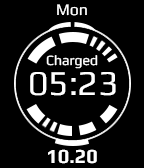
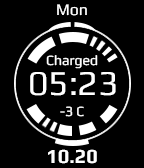
Comparing the layer stacks of the two 144 × 168 images. Changes:
added layer "-3 C" above "Charged" over [60, 106, 84, 117]
